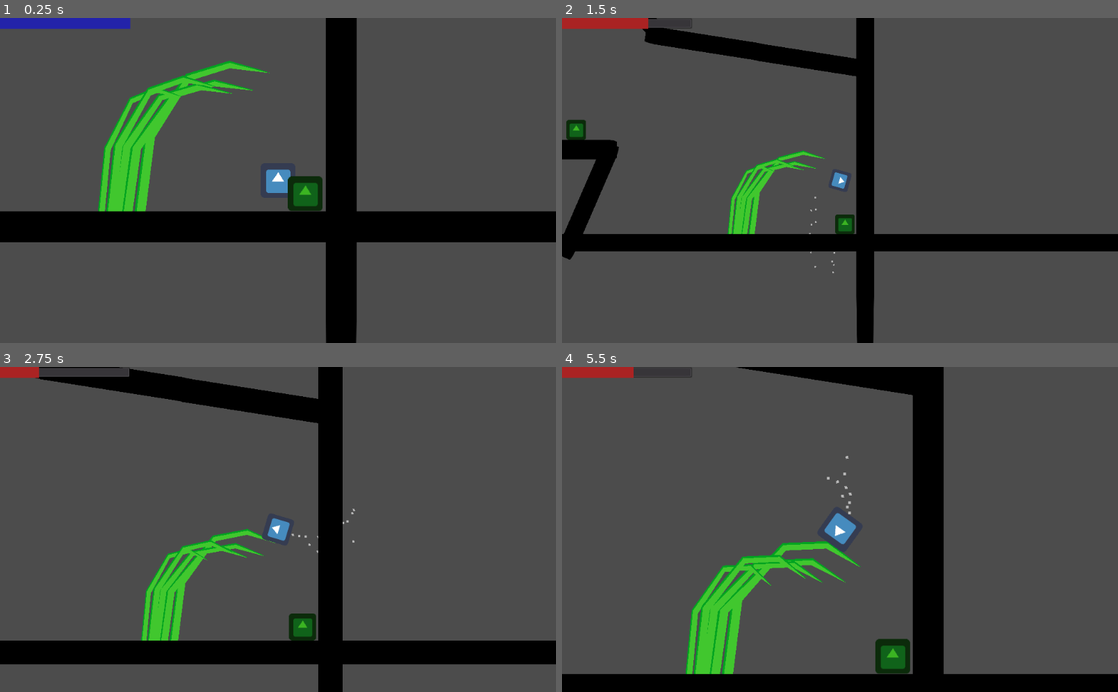
Above: before the commit, frames 1-4 (two rows, left to right).
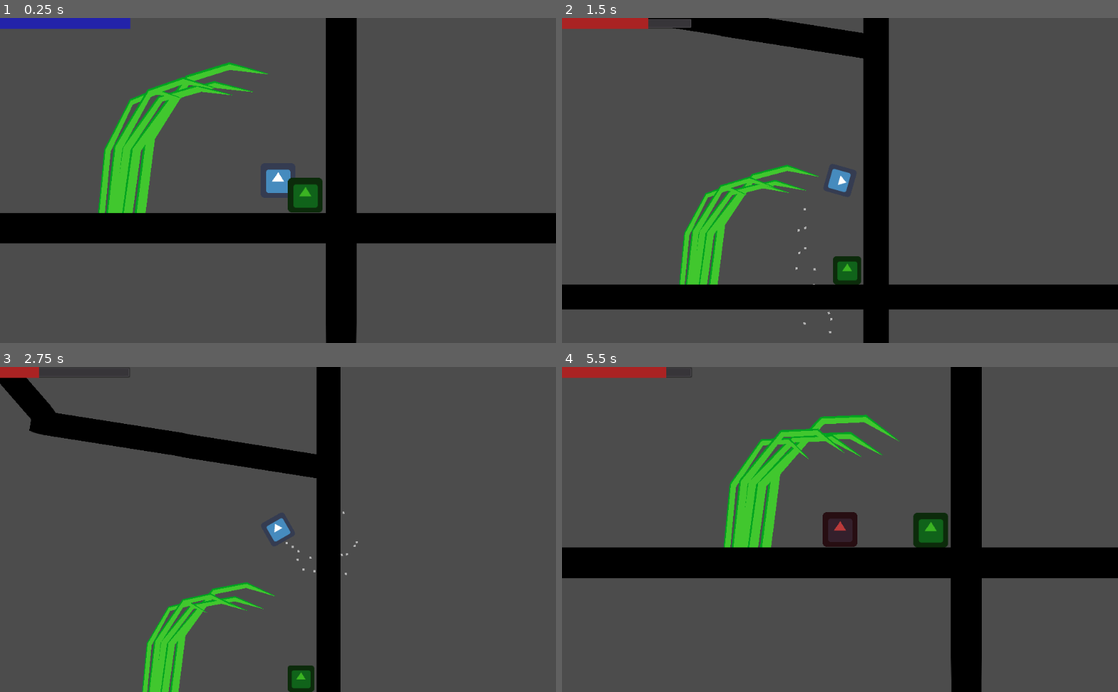
Above: after the commit, the same moments.

Repository: ChibiDenDen/Jook
Game: Godot game, scene res://Scenes/PhysicsGame.tscn
Same seed, same stepped clock (60 frames per second), same inputs: the game is played once before the commit and once after it. The engine's default icon, where the game draws it, is replaced by a stand-in: a white triangle on a blue panel in a dark square.
Inputs (mouse positions are in pixels of both pictures, inside the frame that each line leads up to):
- Up to frame 1 (0.25 s): no input
- Up to frame 2 (1.5 s): move the mouse to (701, 219) at 0.52 s; hold Up (ui_up) 0.53-1.28 s; hold Right (ui_right) from 0.53 s (still down); click (701, 219) at 0.67 s; move the mouse to (734, 242) at 1.27 s; tap Up (ui_up) at 1.35 s; click (734, 242) at 1.42 s
- Up to frame 3 (2.75 s): tap Up (ui_up) at 1.52, 1.82 s; move the mouse to (122, 640) at 2.02 s; release Right (ui_right) at 2.03 s; hold Left (ui_left) from 2.03 s (still down); hold Up (ui_up) from 2.03 s (still down); click (122, 640) at 2.17 s
- Up to frame 4 (5.5 s): move the mouse to (706, 649) at 2.77 s; release Left (ui_left) at 2.78 s; release Up (ui_up) at 2.78 s; hold Right (ui_right) 2.78-4.28 s; tap Up (ui_up) at 2.85, 3.02, 3.32, 4.35, 4.52, 4.82 s; click (706, 649) at 2.92 s; move the mouse to (1006, 578) at 3.52 s; hold Up (ui_up) 3.53-4.28 s; move the mouse to (673, 480) at 4.27 s; hold Left (ui_left) 4.28-5.03 s; move the mouse to (867, 529) at 5.02 s; hold Right (ui_right) from 5.03 s (still down); hold Up (ui_up) from 5.03 s (still down); click (867, 529) at 5.17 s

The runs differ from the first frame. In frame 1, 2.3% of the frame differs, in the area x 0-100%, y 13-70%; in frame 2, 25%; in frame 3, 19%; in frame 4, 33%, in the area x 0-100%, y 0-100%.

Commit message:
Small fixes, and slight adjustment to crashed player movement

Diff:
--- a/Objects/CrashedPlayer/CrashedPlayer.gd
+++ b/Objects/CrashedPlayer/CrashedPlayer.gd
@@ -1,8 +1,9 @@
 extends KinematicBody2D
 
 
-export var walking_speed := 500
-export var falling_acc := 5
+export var walking_speed := 250
+export var falling_acc := 500
+export var acc := 500
 
 var player : Node2D
 var drop := false
@@ -21,19 +22,17 @@
 	return is_on_wall() or is_on_ceiling()
 
 # Called every frame. 'delta' is the elapsed time since the previous frame.
-func _process(_delta):
-	move_vec.x = walking_speed
-	if drop:
-		move_vec.x = 0
-		move_vec.y += falling_acc
-	move_and_slide(move_vec, Vector2.UP)
+func _process(delta):
+	move_vec += Vector2.DOWN * falling_acc * delta
+	if is_on_floor():
+		move_vec += Vector2.RIGHT * acc * delta
+		if move_vec.length() > walking_speed:
+			move_vec = move_vec.normalized() * walking_speed
+	move_vec = move_and_slide(move_vec, Vector2.UP)
 	if get_slide_count() == 0 or will_drop():
 		drop = true
 	for i in range(get_slide_count()):
 		var collider = get_slide_collision(i).get_collider()
-		if collider.is_in_group("Crash") and !will_drop():
-			drop = false
-			move_vec.y = 0
 		if collider.is_in_group("Checkpoint"):
 			player.global_position = global_position - Vector2(0, 5)
 			player.set_process(true)
--- a/Objects/Player/Player.gd
+++ b/Objects/Player/Player.gd
@@ -13,7 +13,6 @@
 export var boost_thrust = 25
 export var torque = 5000
 
-var crashed_player : CrashedPlayer = null
 var crashed := false
 
 export var camera_zoom_scale := 100
@@ -21,7 +20,7 @@
 export var min_camera_zoom := 1
 export var max_camera_zoom := 3
 var last_camera_zoom : Vector2
-var target_camera_zoom : float
+var target_camera_zoom : float = 1.0
 var last_applied_force : Vector2
 var last_linear_velocity : Vector2
 const survivable_hit_force := 100.0
@@ -39,6 +38,7 @@
 
 # Called when the node enters the scene tree for the first time.
 func _ready():
+	gravity_scale = 0
 	fuel_progress = get_tree().current_scene.get_node("UI").get_fuel()
 	if use_fuel:
 		fuel_progress.max_value = max_fuel
@@ -53,8 +53,8 @@
 	if ($Camera2D.zoom.x > target_camera_zoom):
 		zoom_step *= -1
 
-	$Camera2D.zoom.x = min(max(min_camera_zoom, $Camera2D.zoom.x + zoom_step), max_camera_zoom)
-	$Camera2D.zoom.y = min(max(min_camera_zoom, $Camera2D.zoom.y + zoom_step), max_camera_zoom)
+	var zoom_target = clamp($Camera2D.zoom.x + zoom_step, min_camera_zoom, max_camera_zoom) * Vector2.ONE
+	$Camera2D.zoom = lerp($Camera2D.zoom, Vector2.ONE * zoom_target, 0.25)
 	last_linear_velocity = linear_velocity
 
 	fuel_progress.value = cur_fuel
@@ -64,7 +64,9 @@
 func _integrate_forces(state):
 	if crashed:
 		return
+
 	if Input.is_action_pressed("ui_up") and cur_fuel > 0 and !filling_fuel:
+		gravity_scale = 1
 		if use_fuel:
 			cur_fuel = max(0, cur_fuel - (max_fuel * state.get_step()) / fuel_empty_time)
 		var cur_thrust = thrust
@@ -97,15 +99,18 @@
 	last_camera_zoom = $Camera2D.zoom
 
 func _on_Player_body_entered(body):
-	print_debug((last_linear_velocity - linear_velocity).length())
-	if body.is_in_group("Crash") and crashed_player == null and (last_linear_velocity - linear_velocity).length() > survivable_hit_force:
-		crashed_player = CrashedPlayerScene.instance()
+	if crashed:
+		return
+
+	if (last_linear_velocity - linear_velocity).length() > survivable_hit_force:
+		var crashed_player = CrashedPlayerScene.instance()
 		crashed_player.player = self
+		get_parent().call_deferred("add_child", crashed_player)
 		crashed_player.global_position = global_position
 		crashed_player.camera_zoom = last_camera_zoom
-		get_parent().call_deferred("add_child", crashed_player)
 		crashed_player.call_deferred("on_start")
 		crashed = true
+		gravity_scale = 0
 		applied_force = Vector2(0, 0)
 		applied_torque = 0
 		rotation = 0
--- a/Objects/Player/Player.tscn
+++ b/Objects/Player/Player.tscn
@@ -46,4 +46,5 @@
 process_material = SubResource( 2 )
 
 [node name="Tween" type="Tween" parent="."]
+
 [connection signal="body_entered" from="." to="." method="_on_Player_body_entered"]
--- a/project.godot
+++ b/project.godot
@@ -7,11 +7,6 @@
 ;   param=value ; assign values to parameters
 
 config_version=4
-
-_global_script_classes=[  ]
-_global_script_class_icons={
-
-}
 
 [application]
 
